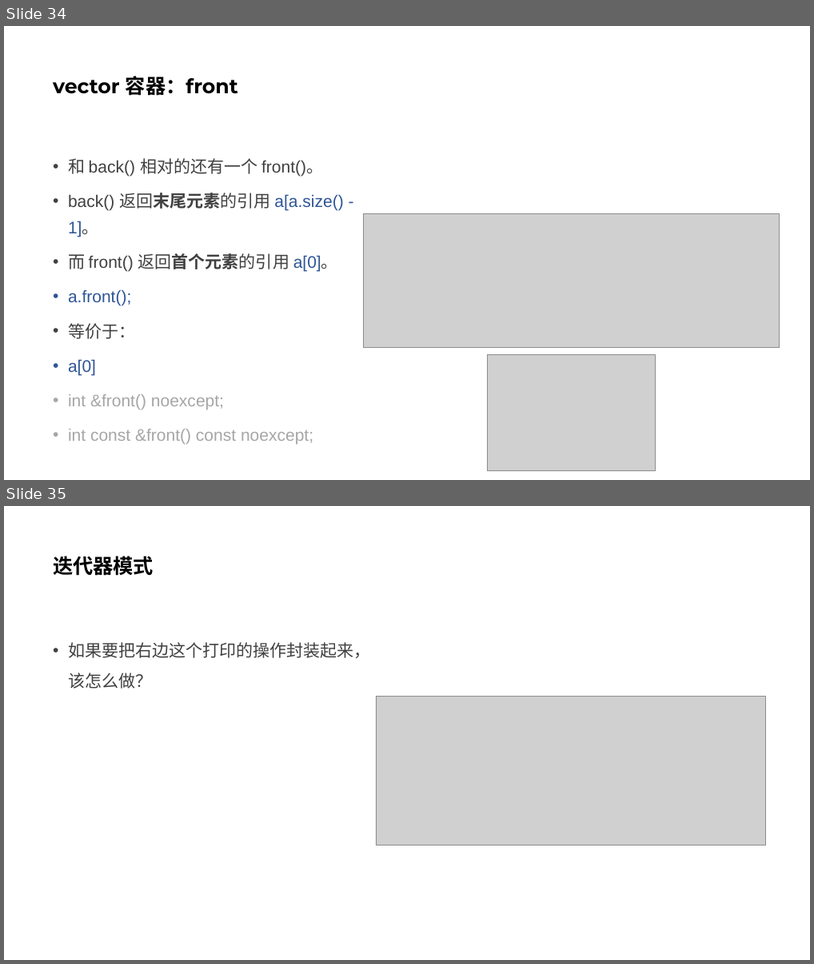
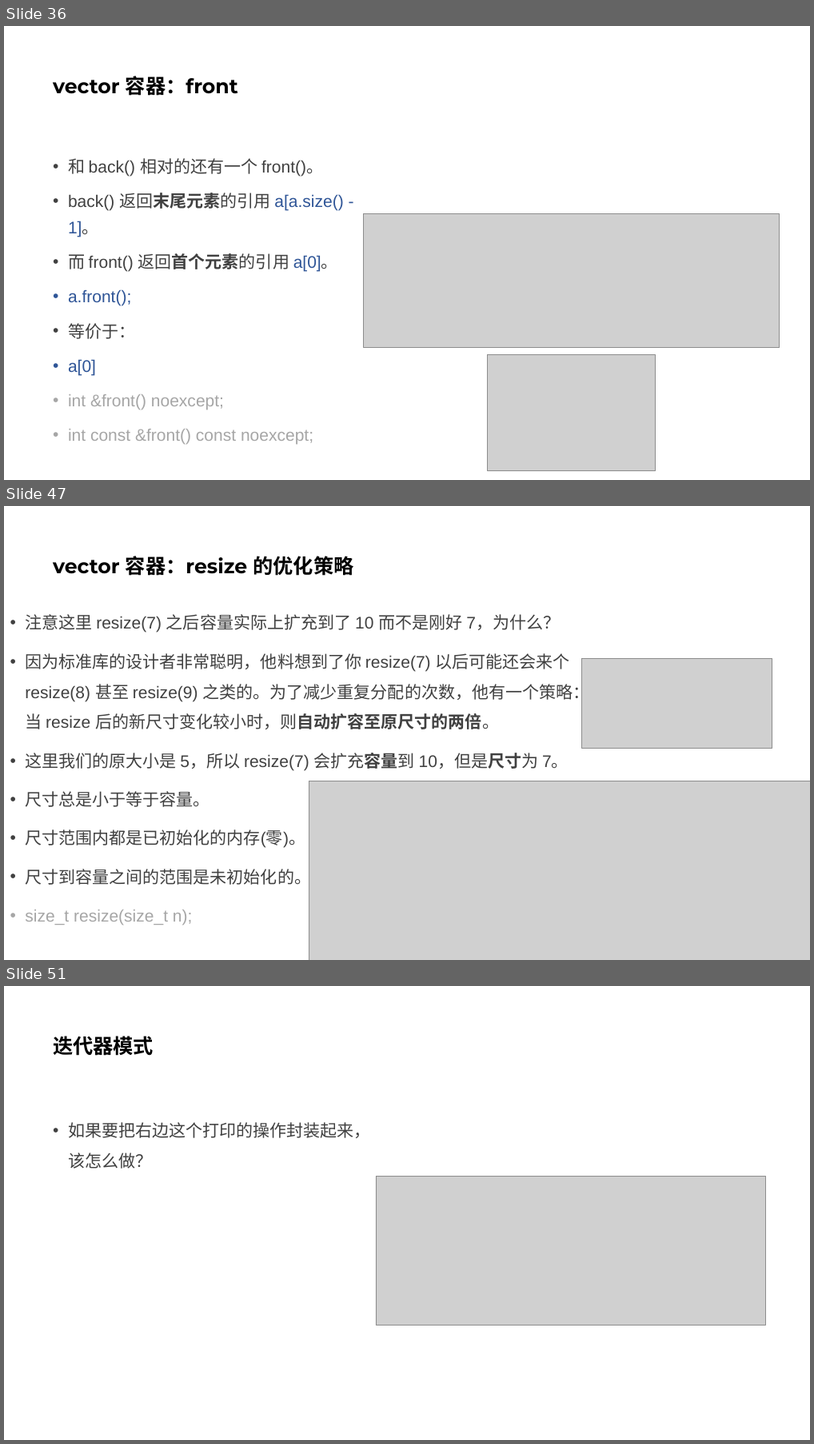
Before and after one commit to parallel101/course, a slide deck: 13/slides.pptx. Shown one above the other, each under a label of ours: slides 34 and 35 before the commit, slides 36, 47 and 51 after it; the slides between them are not shown. The pictures are 814x964 and 814x1444 pixels, drawn with LibreOffice and Linux fonts; fonts in the diff are those of the drawing; grey boxes stand for pictures. Boxes give left, top, right and bottom in pixels: in the first picture for what was removed or moved away, otherwise in the second. Text is boxed around its words. In the diff, an @@ line names an element or a change of style, - is before the commit and + after.

```diff
--- a/13/slides.pptx
+++ b/13/slides.pptx
@@ slide 47 added at (4,506,810,960), background #FFFFFF @@
@@ title added at (53,556,354,576), 24 pt, text #000000, bold @@
+vector 容器：resize 的优化策略
@@ text added at (25,614,590,924), 20 pt, text #404040 @@
+• 注意这里 resize(7) 之后容量实际上扩充到了 10 而不是刚好 7，为什么？
+• 因为标准库的设计者非常聪明，他料想到了你 resize(7) 以后可能还会来个 resize(8) 甚至 resize(9) 之类的。为了减少重复分配的次数，他有一个策略：当 resize 后的新尺寸变化较小时，则自动扩容至原尺寸的两倍。
+• 这里我们的原大小是 5，所以 resize(7) 会扩充容量到 10，但是尺寸为 7。
+• 尺寸总是小于等于容量。
+• 尺寸范围内都是已初始化的内存(零)。
+• 尺寸到容量之间的范围是未初始化的。
+• size_t resize(size_t n);
@@ picture added at (582,659,772,748) @@
@@ picture added at (309,780,810,960) @@
@@ what was slide 34 is now slide 36 @@
@@ what was slide 35 is now slide 51 @@
```
Also in this commit, not shown: 3 slides changed, 15 other slides added, 11 other files.
